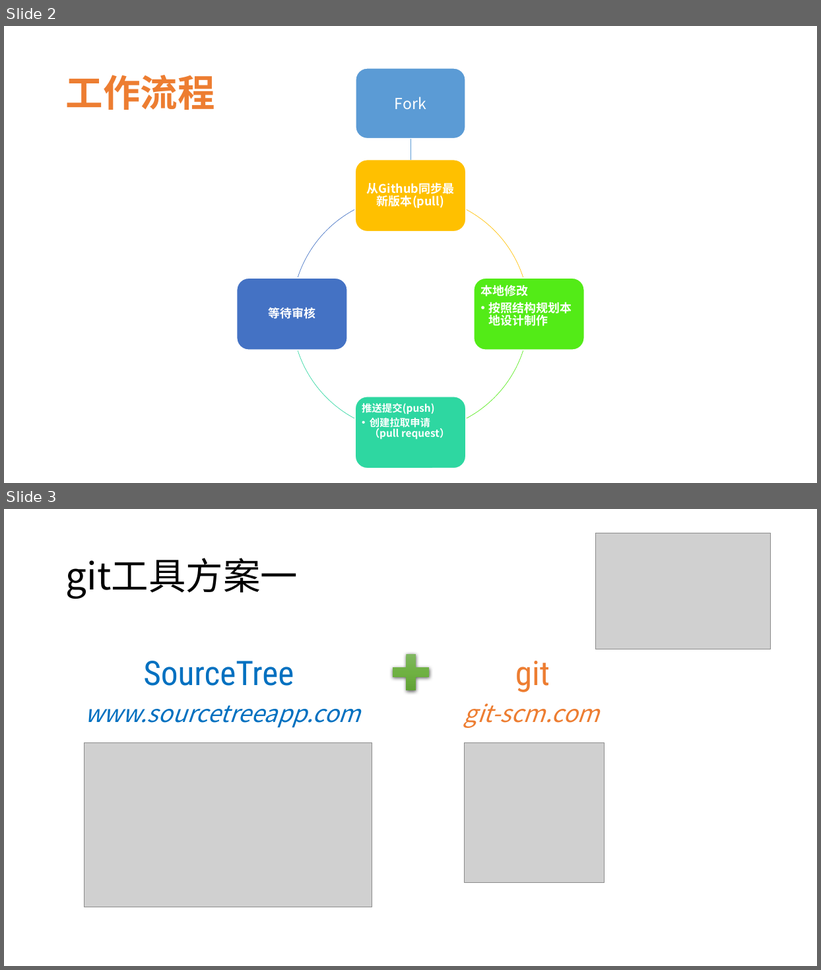
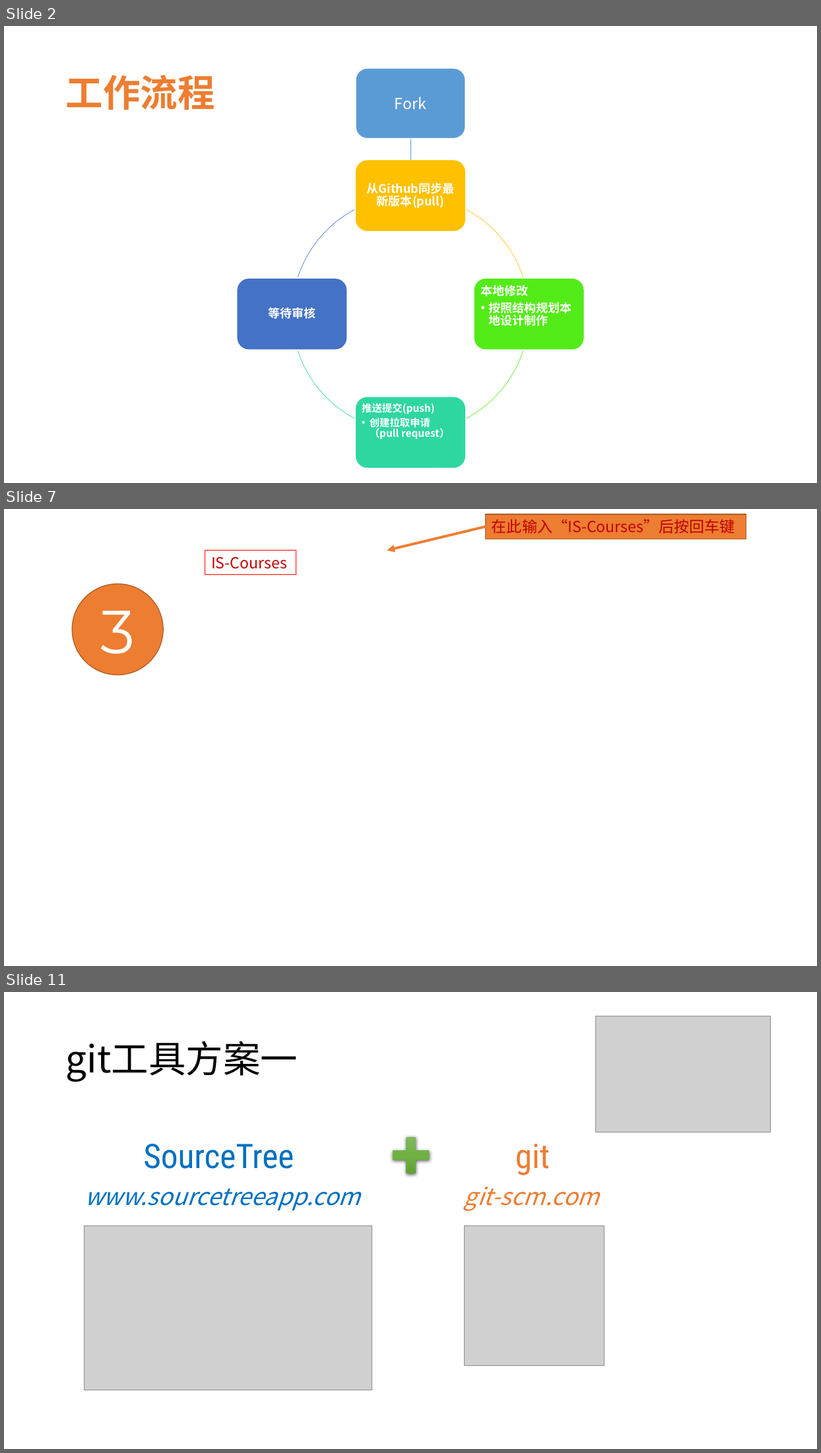
Before and after one commit to zouyusky/IS-Courses, a slide deck: C0_for_teacher/assets/docs/使用Github开发自主学习网站.pptx. Shown one above the other, each under a label of ours: slides 2 and 3 before the commit, slides 2, 7 and 11 after it; the slides between them are not shown. The pictures are 821x970 and 821x1453 pixels, drawn with LibreOffice and Linux fonts; fonts in the diff are those of the drawing; grey boxes stand for pictures; background and template pictures are left out. Boxes give left, top, right and bottom in pixels: in the first picture for what was removed or moved away, otherwise in the second. Text is boxed around its words. In the diff, an @@ line names an element or a change of style, - is before the commit and + after.

```diff
--- a/C0_for_teacher/assets/docs/使用Github开发自主学习网站.pptx
+++ b/C0_for_teacher/assets/docs/使用Github开发自主学习网站.pptx
@@ slide 7 added at box(4, 509, 817, 966), background picture (left out) @@
@@ arrow added from (486, 527) to (387, 551), #ED7D31 3 pt @@
@@ rectangle added at box(486, 514, 746, 539), fill #ED7D31, outline #AF5C24 1 pt, 18 pt, text #C00000 @@
+在此输入“IS-Courses”后按回车键
@@ rectangle added at box(205, 551, 296, 575), outline #FF0000 0.75 pt, 18 pt, text #C00000 @@
+IS-Courses
@@ ellipse added at box(73, 584, 163, 675), fill #ED7D31, outline #AF5C24 1 pt, 72 pt, text #FFFFFF @@
+3
@@ what was slide 3 is now slide 11 @@
```
Also in this commit, not shown: 6 slides changed, 9 other slides added.
